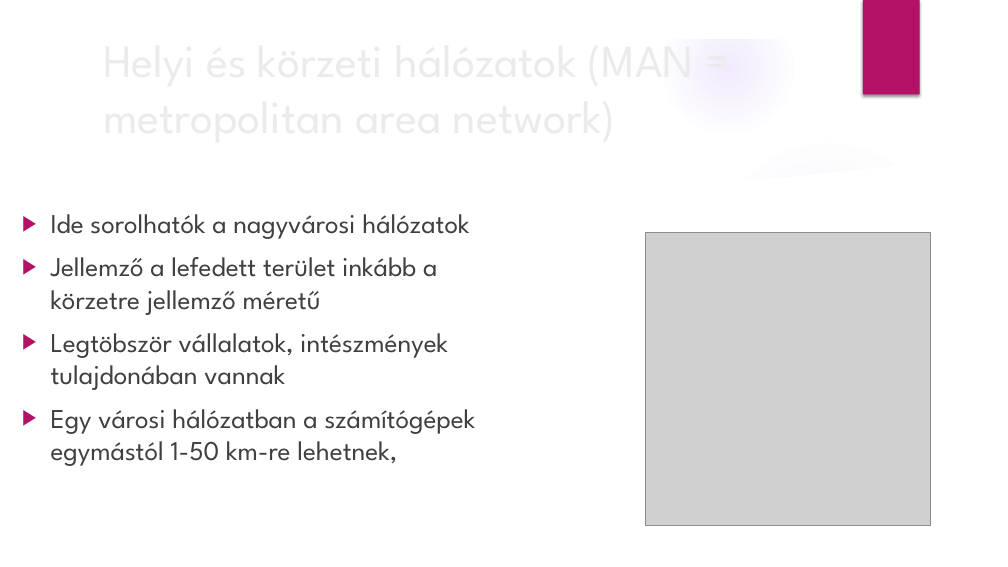
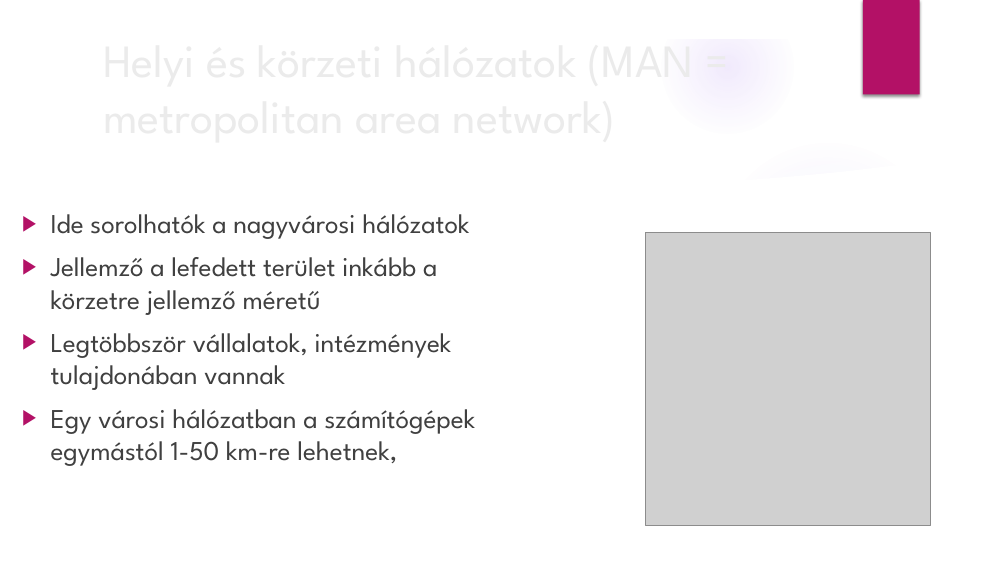
Before and after one commit to TeRdIkZaLan/Terdik-Zal-n-PPT, a slide deck: slide 7 of Hálózatok.pptx. Drawn at 1008x567 pixels with LibreOffice and Linux fonts; fonts in the diff are those of the drawing; grey boxes stand for pictures; background and template pictures are left out. Boxes give left, top, right and bottom in pixels: in the first picture for what was removed or moved away, otherwise in the second. Text is boxed around its words. In the diff, an @@ line names an element or a change of style, - is before the commit and + after.

```diff
--- a/Hálózatok.pptx
+++ b/Hálózatok.pptx
@@ text at [51, 333, 452, 390]: text changed @@
-▶ Legtöbször vállalatok, intészmények tulajdonában vannak
+▶ Legtöbbször vállalatok, intézmények tulajdonában vannak
```
Also in this commit, not shown: 3 other slides changed.
